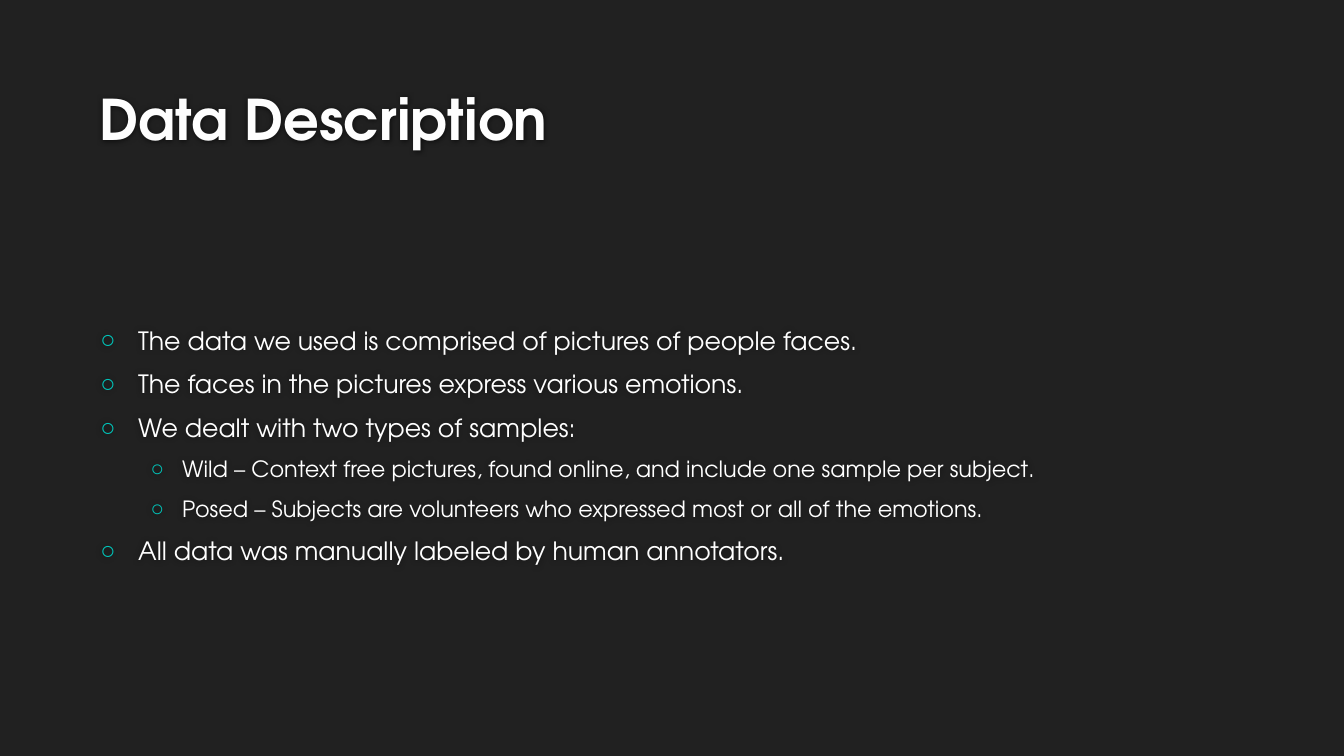
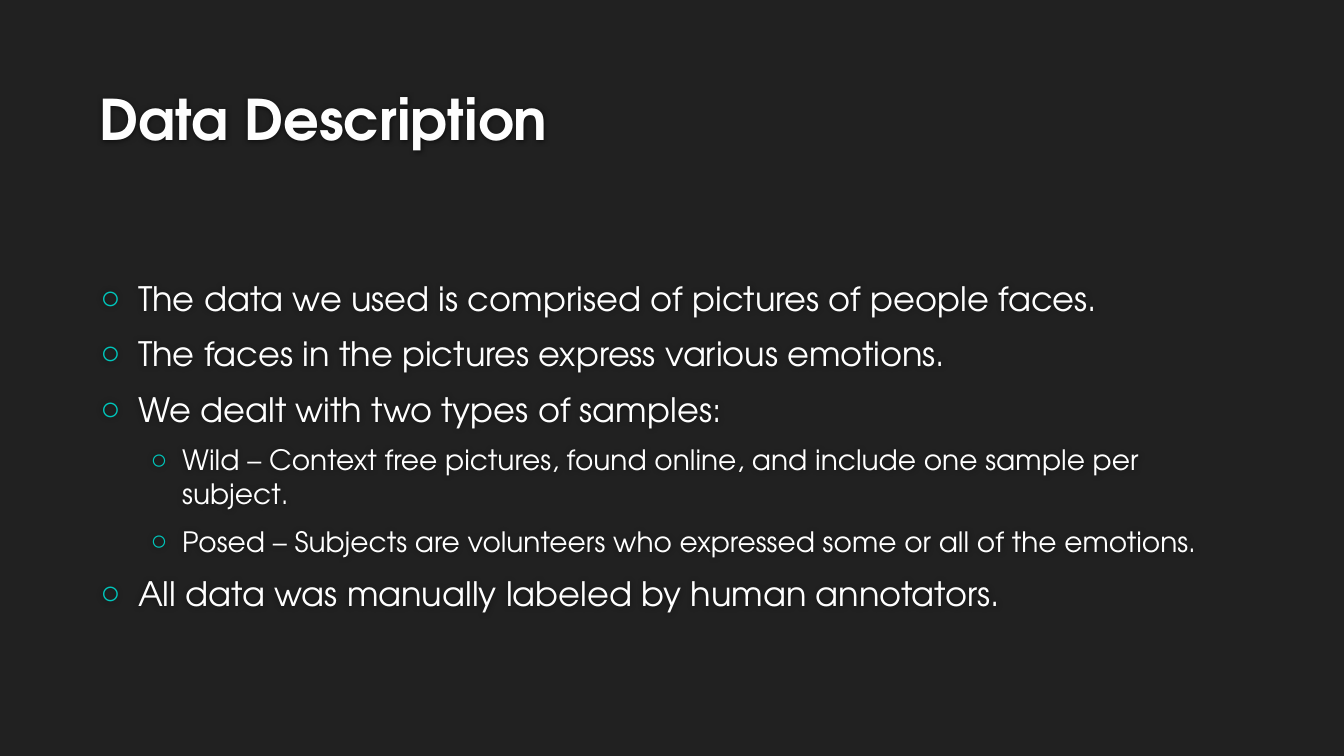
Before and after one commit to ChenEilon/ExpressionRecognition, a slide deck: slide 7 of Documents/Emotion Recognition.pptx (slide 5 before the commit). Drawn at 1344x756 pixels with LibreOffice and Linux fonts; fonts in the diff are those of the drawing; background and template pictures are left out. Boxes give left, top, right and bottom in pixels: in the first picture for what was removed or moved away, otherwise in the second. Text is boxed around its words. In the diff, an @@ line names an element or a change of style, - is before the commit and + after.

```diff
--- a/Documents/Emotion Recognition.pptx
+++ b/Documents/Emotion Recognition.pptx
@@ text at box(138, 286, 1139, 613): size 18 to 24 pt in "The data we used is comprised of ...", "The faces in the pictures express various ...", "We dealt with two types of samples:", "All data was manually labeled by human ..."; size 16 to 20 pt in "Wild – Context free pictures, found online, ..."; more space between paragraphs @@
@@ text at box(182, 531, 1196, 558): text changed; size 16 to 20 pt @@
-  ○ Posed – Subjects are volunteers who expressed most or all of the emotions.
+  ○ Posed – Subjects are volunteers who expressed some or all of the emotions.
```
Also in this commit, not shown: 15 other slides changed, 3 slides added, 1 slide removed, 3 other files.
